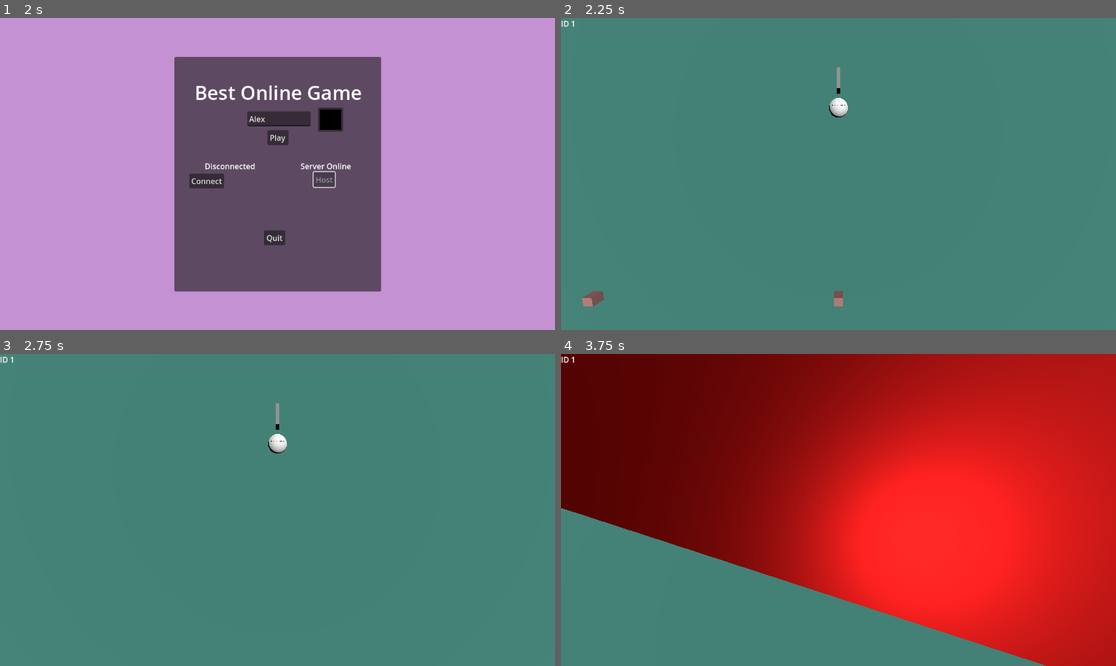
Above: before the commit, frames 1-4 (two rows, left to right).
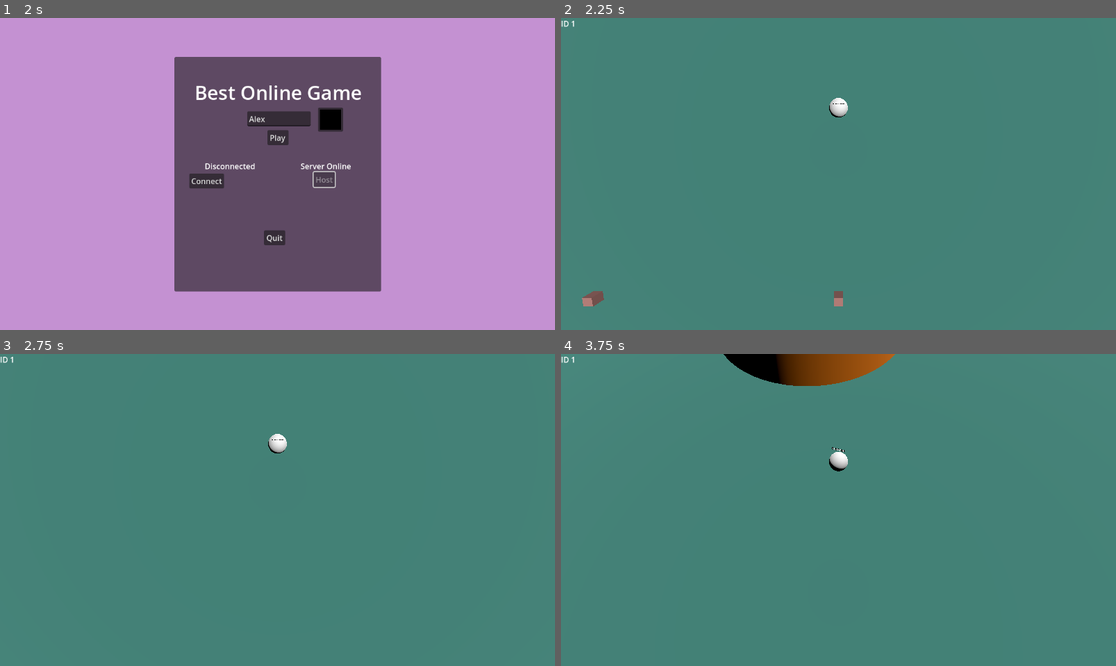
Above: after the commit, the same moments.

Repository: icvara/BestOnnlineGameEver
Game: Godot game, scene res://world/main.tscn
The game is run twice, just before and just after one commit, with the same random seed, the same clock (stepped at 60 frames per second) and the same inputs.
Inputs (mouse positions are in pixels of both pictures, inside the frame that each line leads up to):
- Up to frame 1 (2 s): click (277, 117) at 0.52 s; type "Alex" at 0.6 s; click "Host" at 1.25 s
- Up to frame 2 (2.25 s): click "Play" at 2 s
- Up to frame 3 (2.75 s): no input
- Up to frame 4 (3.75 s): move the mouse to (866, 510) at 2.77 s; hold W (up) from 2.78 s (still down); tap Space (space) at 2.85, 3.6 s; move the mouse to (810, 510) at 3.52 s

Frame 1 is identical in both runs. In frame 2, less than 0.1% of the frame differs, in the area x 48-52%, y 15-29%; in frame 3, less than 0.1%; in frame 4, 78%, in the area x 0-100%, y 0-100%.

Commit message:
jumping not working all the time, but better.
namtag is better dooesnt rotate anymore, and hidden weird rock.

Diff:
--- a/Player/player.gd
+++ b/Player/player.gd
@@ -35,7 +35,7 @@
 
 	# Change the unique instance
 	$MeshInstance3D.material_override.albedo_color = color
-	$Label3D_name.text = nametag
+	get_parent().get_node("Label3D_name").text = nametag
 
 func _ready() -> void:
 	#print(str(get_parent().name.to_int()) + "-" + str(is_multiplayer_authority()))
@@ -58,10 +58,10 @@
 		if $MeshInstance3D.material_override == null:
 				$MeshInstance3D.material_override = $MeshInstance3D.mesh.material.duplicate()
 		$MeshInstance3D.material_override.albedo_color = color
-		$Label3D_name.text = playername
+		get_parent().get_node("Label3D_name").text = playername
 
 func is_on_ground() -> bool:
-	return $RayCast3D_ground.is_colliding()
+	return get_parent().get_node("RayCast3D_ground").is_colliding()
 
 func _physics_process(delta):
 	if is_multiplayer_authority():
@@ -78,6 +78,7 @@
 			input_vector.z -= 1
 		if Input.is_action_just_pressed("space"):
 			network_update.rpc()
+			print(get_parent().get_node("RayCast3D_ground").is_colliding())
 
 				# Jump
 		if Input.is_action_just_pressed("space") and is_on_ground():
@@ -86,7 +87,6 @@
 
 		if input_vector != Vector3.ZERO:
 			input_vector = input_vector.normalized()
-			print(linear_velocity)
 			# Rotate input to match camera orientation
 			#var cam_yaw :float= camera_pivot.rotation.y
 			var direction := input_vector.rotated(Vector3.UP, cam_yaw)
--- a/Player/player.tscn
+++ b/Player/player.tscn
@@ -37,9 +37,5 @@
 
 [node name="MeshInstance3D2" type="MeshInstance3D" parent="."]
 transform = Transform3D(1, 0, 0, 0, 1, 0, 0, 0, 1, 0, 0, -1.3710916)
+visible = false
 mesh = SubResource("BoxMesh_l8h54")
-
-[node name="Label3D_name" type="Label3D" parent="."]
-transform = Transform3D(1, 0, 0, 0, 1, 0, 0, 0, 1, 0, 0.76751876, 0)
-text = "Name"
-font_size = 48
--- a/Player/player_node.tscn
+++ b/Player/player_node.tscn
@@ -8,16 +8,17 @@
 [sub_resource type="PhysicsMaterial" id="PhysicsMaterial_bd1d3"]
 bounce = 0.54
 
+[sub_resource type="CylinderMesh" id="CylinderMesh_kvi71"]
+top_radius = 0.1
+bottom_radius = 0.1
+height = 1.0
+
 [node name="Player_node" type="Node3D"]
 script = ExtResource("1_bd1d3")
 
 [node name="Player" parent="." instance=ExtResource("1_7ia6u")]
 physics_material_override = SubResource("PhysicsMaterial_bd1d3")
 gravity_scale = 3.0
-
-[node name="RayCast3D_ground" type="RayCast3D" parent="Player"]
-target_position = Vector3(0, -1.5, 0)
-script = ExtResource("3_kvi71")
 
 [node name="CameraPivot" type="Node3D" parent="." node_paths=PackedStringArray("target")]
 unique_name_in_owner = true
@@ -26,3 +27,16 @@
 
 [node name="Camera" type="Camera3D" parent="CameraPivot"]
 transform = Transform3D(1, 0, 0, 0, -0.1228048, 0.99243087, 0, -0.99243087, -0.1228048, 0, 9.272148, 2.18114)
+
+[node name="RayCast3D_ground" type="RayCast3D" parent="."]
+script = ExtResource("3_kvi71")
+
+[node name="MeshInstance3D" type="MeshInstance3D" parent="RayCast3D_ground"]
+transform = Transform3D(1, 0, 0, 0, 1, 0, 0, 0, 1, 0, -1, 0)
+mesh = SubResource("CylinderMesh_kvi71")
+skeleton = NodePath("")
+
+[node name="Label3D_name" type="Label3D" parent="."]
+transform = Transform3D(1, 0, 0, 0, 1, 0, 0, 0, 1, 0, 0.76751876, 0)
+text = "Name"
+font_size = 48
--- a/Player/ray_cast_3d_ground.gd
+++ b/Player/ray_cast_3d_ground.gd
@@ -1,9 +1,10 @@
 extends RayCast3D
 
 
-func _ready():
-	# Lock the raycast rotation so it always points down
-	rotation = Vector3.ZERO
-	position = Vector3.ZERO
+#func _ready():
+	## Lock the raycast rotation so it always points down
+	#rotation = Vector3.ZERO
+	#position = Vector3.ZERO
 func _physics_process(delta):
-	rotation = Vector3.ZERO
+	position = get_parent().get_node("Player").global_position
+	get_parent().get_node("Label3D_name").position = get_parent().get_node("Player").global_position + Vector3(0,1,0)
Not shown: 1 places in Player/player_node.tscn that only renumber resources
